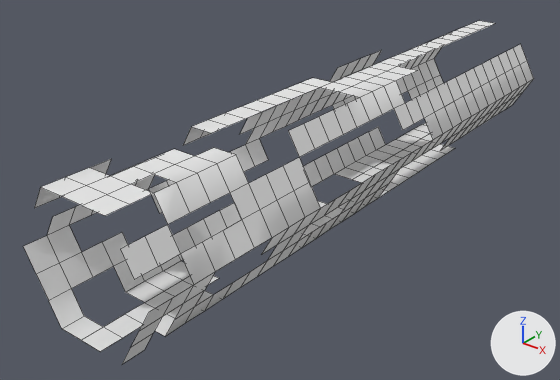
Two versions of the OBJ model Dependencies/model/map/19.obj, one commit apart.
The view is the same before and after, from a camera (50 mm lens) standing at (62.8, -93.4, 96.1) and looking at (-5.3, -8.3, 43.3). Every picture has the same lights, and +X, +Y and +Z are marked at lower right. Mesh edges are drawn as thin lines. Where no turn or scale is listed for an object, it has been applied to the vertices.
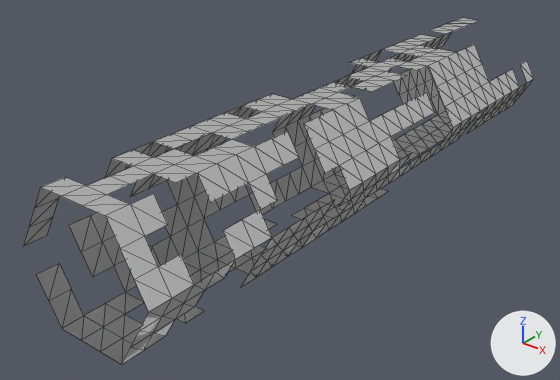
The newer file is also turned or shifted as a whole; pictures and numbers use the older file's frame.

Boxes (x1, y1, x2, y2) around the edits, measured in the pictures (560 x 380 px; the box of a moved part takes in the faces that stretch with it):
'Cylinder001', reshaped: before (23, 21, 534, 364); after (23, 18, 534, 364)
part 1 of me_cylinder001, moved or reshaped: before (47, 21, 527, 323); after (23, 18, 482, 327)

The change, as a list of edits to the scene's bpy script:
```text
Change me_cylinder001:
    used by ob_cylinder001; location = (0.0, 0.0, 0.0)
    remove me_cylinder001.from_pydata(...)  # 473 vertices, 303 faces; spans x -10.8..10.8, y -50.0..50.0, z 40.6..59.4
    add me_cylinder001.from_pydata(...)  # 495 vertices, 630 faces; spans x -10.8..10.8, y -50.0..50.0, z 40.6..59.4
    me_cylinder001 part 1: 1 vertex moved from x 1.7, y 50.0, z 59.4 to x -5.4, y 50.0, z 59.4; 45 vertices removed from x -10.8..10.8, y -43.3..50.0, z 40.6..59.4; 67 vertices added at x -9.0..9.0, y -50.0..50.0, z 40.6..59.4
    me_cylinder001 part 2: the surface is now shaded smooth
```
